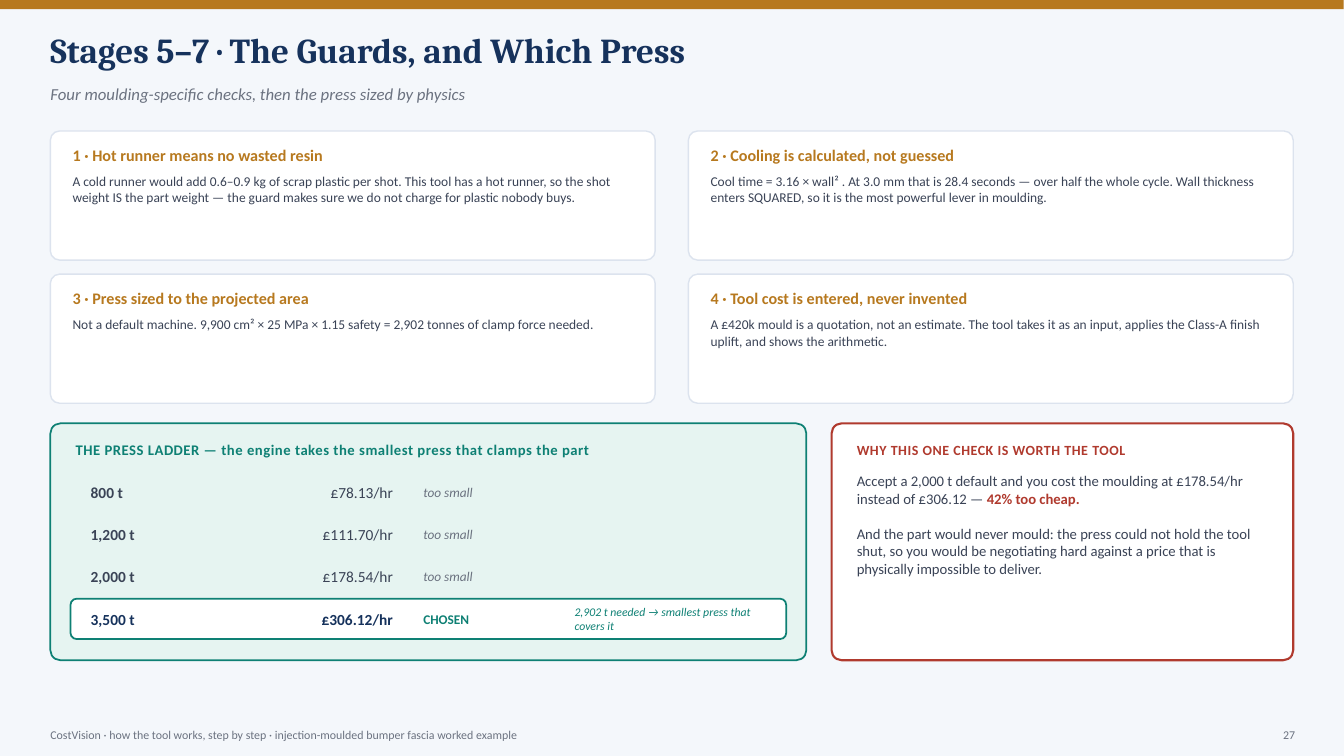
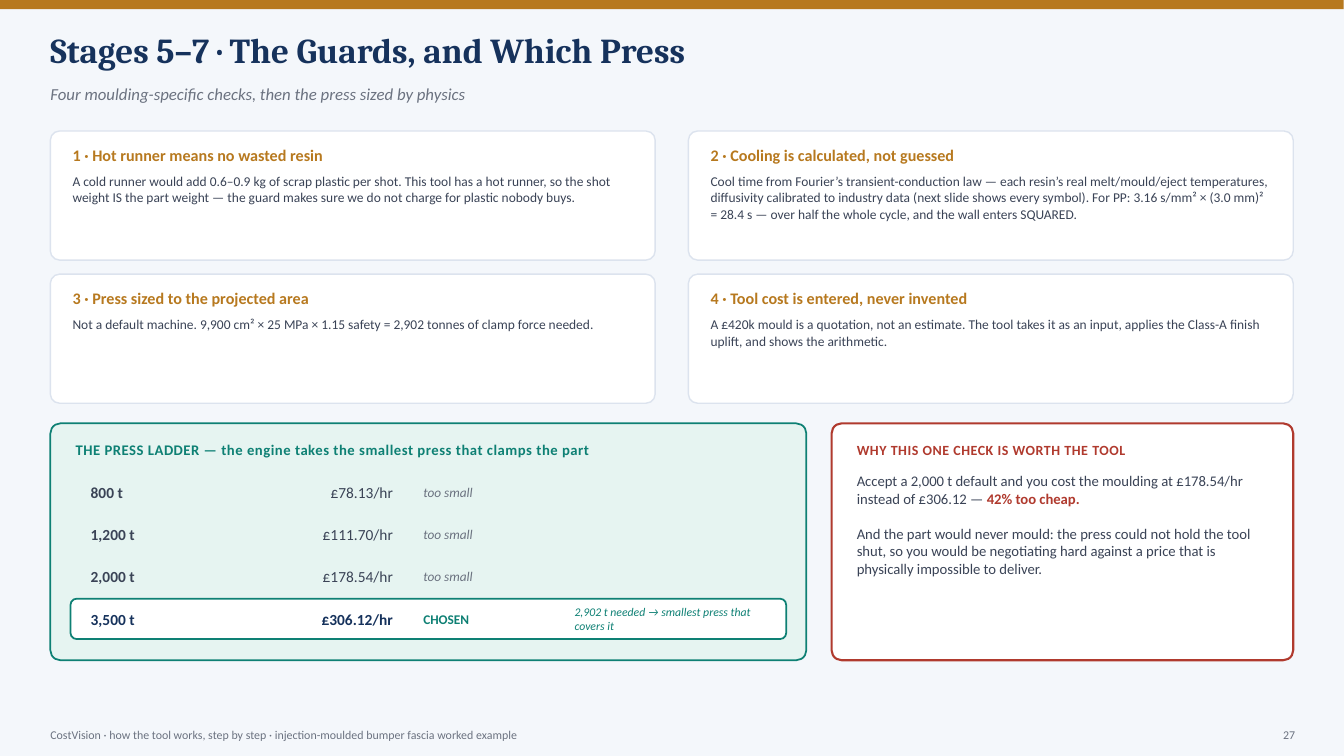
Before and after one commit to bhosaleavinash546/leamington-marathi, a slide deck: slide 27 of CostVision-Workflow-Explained.pptx. Drawn at 1344x756 pixels with LibreOffice and Linux fonts; fonts in the diff are those of the drawing. Boxes give left, top, right and bottom in pixels: in the first picture for what was removed or moved away, otherwise in the second. Text is boxed around its words. In the diff, an @@ line names an element or a change of style, - is before the commit and + after.

```diff
--- a/CostVision-Workflow-Explained.pptx
+++ b/CostVision-Workflow-Explained.pptx
@@ text at [711,176,1268,221]: text changed @@
-Cool time = 3.16 × wall² . At 3.0 mm that is 28.4 seconds — over half the whole cycle. Wall thickness enters SQUARED, so it is the most powerful lever in moulding.
+Cool time from Fourier’s transient-conduction law — each resin’s real melt/mould/eject temperatures, diffusivity calibrated to industry data (next slide shows every symbol). For PP: 3.16 s/mm² × (3.0 mm)² = 28.4 s — over half the whole cycle, and the wall enters SQUARED.
```
Also in this commit, not shown: 7 other slides changed, 1 slide added, 1 other file.
